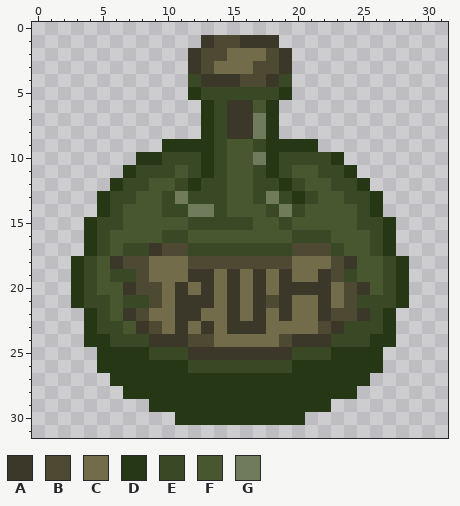
Two states of a pixel-art sprite, gfx/commodities/rum.png. The picture above is the old version.
The file is 32x32 pixels. Colours within 5 levels of each other are drawn and written as one.
Palette (. is transparent): A #3b382a  B #4d4932  C #726c4a  D #263716  E #3a4925  F #48572f  G #6f7b5b
Pixels before, first column x 3:
 1 ..........ABBAAA..........
 2 .........ABBCCCBA.........
 3 .........ABCCCBBA.........
 4 .........EAAABBAE.........
 5 .........DEEEEEED.........
 6 ..........DEAAFD..........
 7 ..........DEAAGD..........
 8 ..........DEAAGD..........
 9 .......DDDDEFFEDDDD.......
10 .....DDEEEDEFFGDEEEED.....
11 ....DEEEFEDEFFEDEFFEED....
12 ...DEEFFEDEEFFEEDEFFEED...
13 ..DEEFFEGEEEFFEGEDEFFEED..
14 ..DEFFFEEGGEFFFEGEFFFFED..
15 .DEEFFFFFEEEEEFFEFFFFFEED.
16 .DEFFFFEEFFFFFFFFEEEFFFED.
17 .DEFEEABBEEEEEEEEBBBEFFED.
18 DEFABBCCCBBBBBBBBCCCBAFFED
19 DEFEEBCCCAACACACACCABEFFED
20 DEFFABBCACACACACAAAACBAFED
21 DEEFEEBCAAACACABACCACBEEED
22 .DEFABCCAACCACACACCABBAED.
23 .DEEFABCACACAAACCCCBAEEED.
24 .DDEEEAAABBCCCCCBAAAEEEDD.
25 ..DDDDEEEAAAAAAAAEEEDDDD..
26 ..DDDDDDDEEEEEEEEDDDDDDD..
27 ...DDDDDDDDDDDDDDDDDDDD...
28 ....DDDDDDDDDDDDDDDDDD....
29 ......DDDDDDDDDDDDDD......
30 ........DDDDDDDDDD........
After:
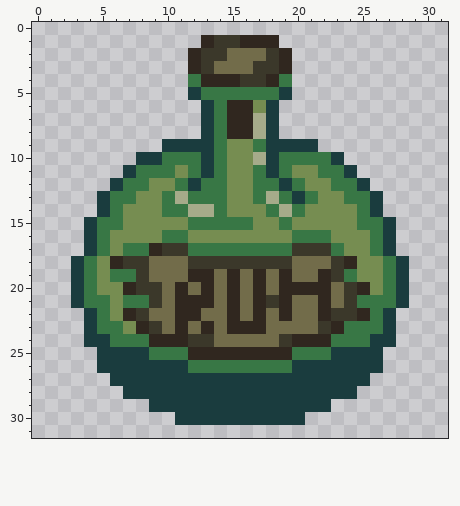
Change:
colour A: #3b382a -> #30271f
colour B: #4d4932 -> #3b382a
colour D: #263716 -> #1a3c3e
colour E: #3a4925 -> #387745
colour F: #48572f -> #768d51
colour G: #6f7b5b -> #a6ab8a
Pixel boxes of the changes (left, top, right, bottom) in both pictures:
changed: (71, 35, 409, 425)
